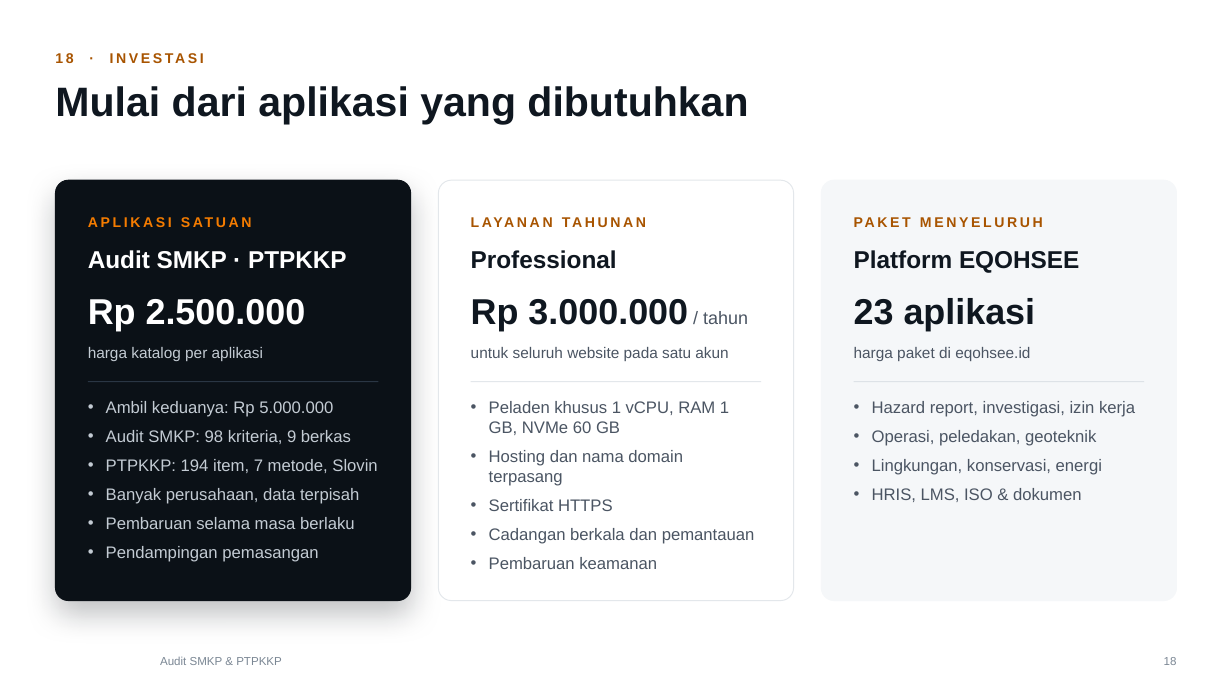
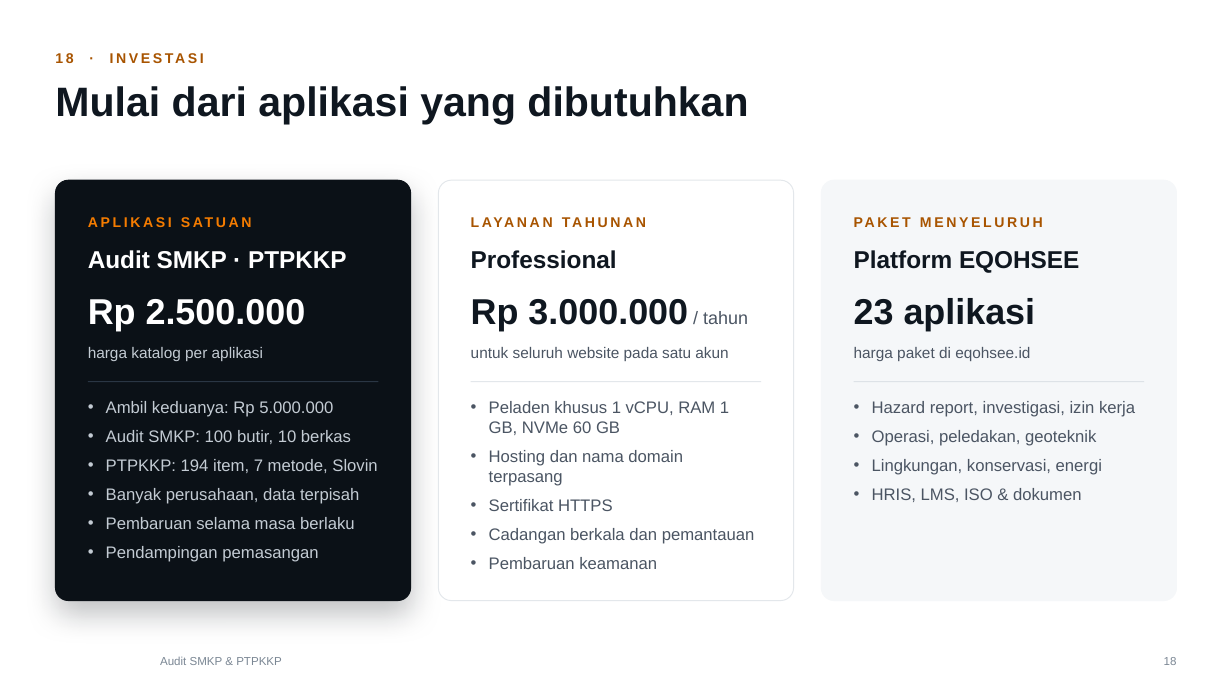
Before and after one commit to ozuby24/EQOHSEE, a slide deck: slide 18 of docs/jual/smkp/Promosi-Audit-SMKP-PTPKKP-EQOHSEE.pptx. Drawn at 1232x693 pixels with LibreOffice and Linux fonts; fonts in the diff are those of the drawing; background and template pictures are left out. Boxes give left, top, right and bottom in pixels: in the first picture for what was removed or moved away, otherwise in the second. Text is boxed around its words. In the diff, an @@ line names an element or a change of style, - is before the commit and + after.

```diff
--- a/docs/jual/smkp/Promosi-Audit-SMKP-PTPKKP-EQOHSEE.pptx
+++ b/docs/jual/smkp/Promosi-Audit-SMKP-PTPKKP-EQOHSEE.pptx
@@ text at (106, 430, 351, 444): text changed @@
-• Audit SMKP: 98 kriteria, 9 berkas
+• Audit SMKP: 100 butir, 10 berkas
```
Also in this commit, not shown: 12 other slides changed, 1 slide added, 1 slide removed, 2 other files.
